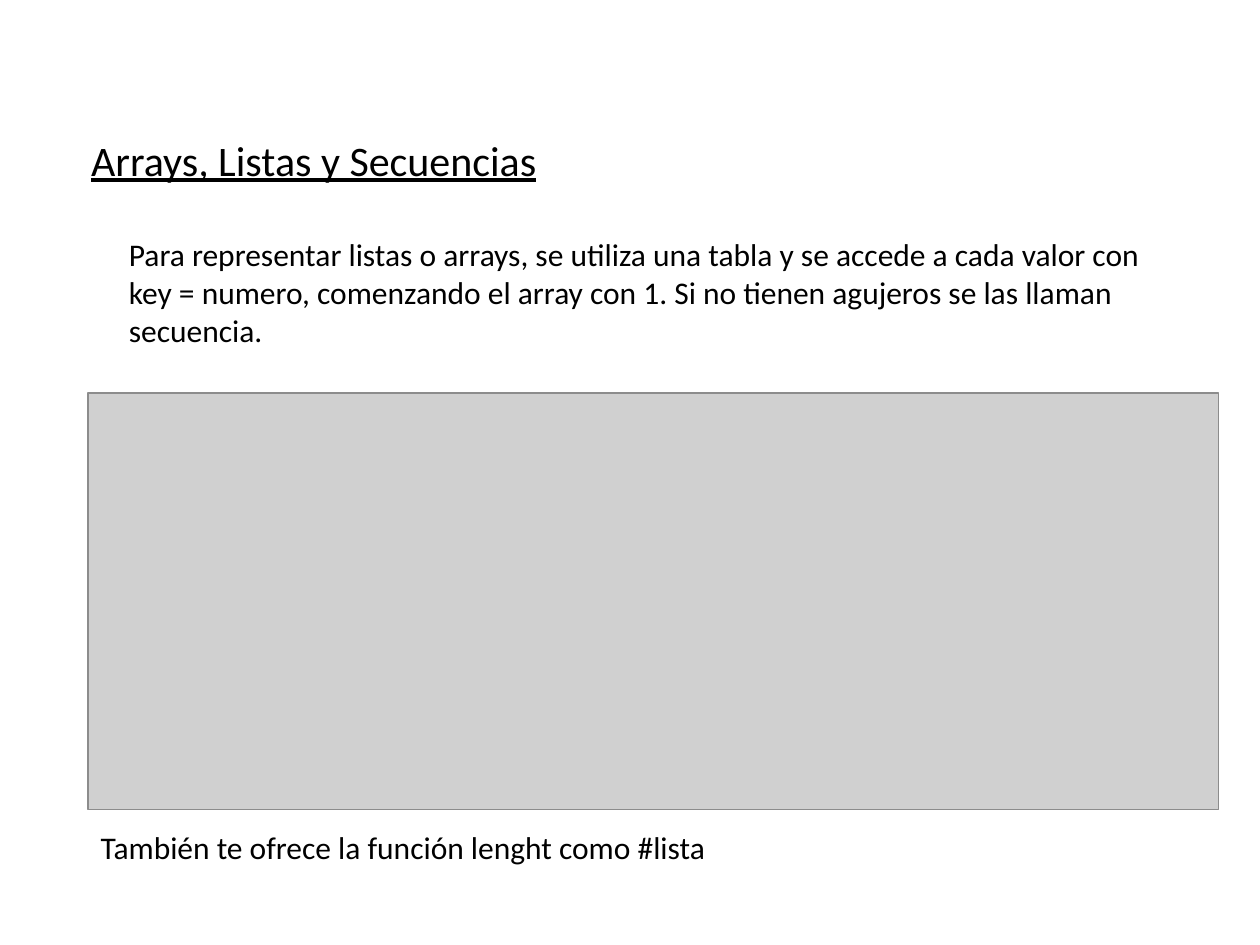
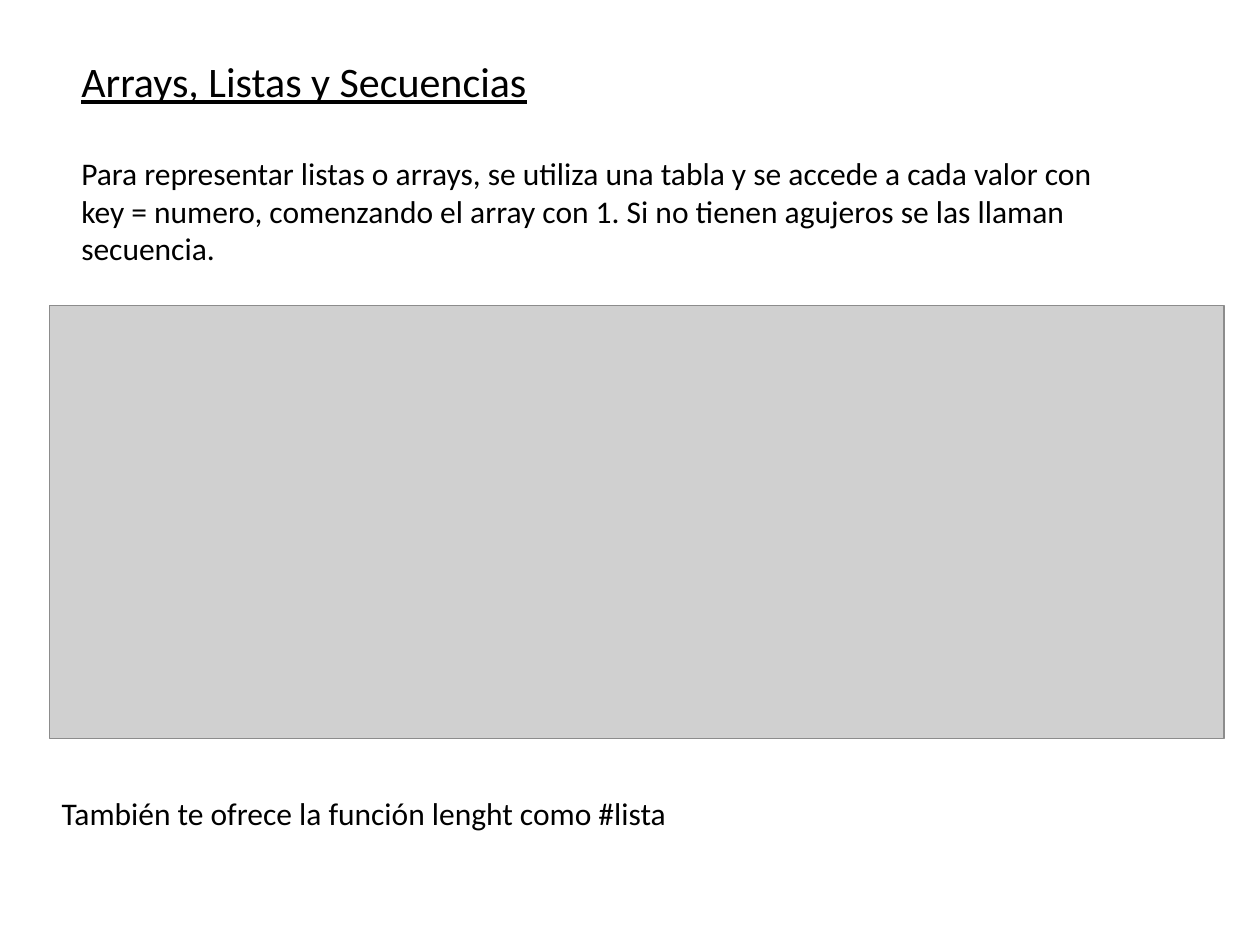
Before and after one commit to Santiago39353535/TDL, a slide deck: slide 12 of LUA.pptx (slide 10 before the commit). Drawn at 1260x945 pixels with LibreOffice and Linux fonts; fonts in the diff are those of the drawing; grey boxes stand for pictures; background and template pictures are left out. Boxes give left, top, right and bottom in pixels: in the first picture for what was removed or moved away, otherwise in the second. Text is boxed around its words. In the diff, an @@ line names an element or a change of style, - is before the commit and + after.

```diff
--- a/LUA.pptx
+++ b/LUA.pptx
@@ text "Arrays, Listas y Secuencias": place and size @@
-text "Arrays, Listas y Secuencias" at bbox=[91, 147, 537, 183]
+text "Arrays, Listas y Secuencias" at bbox=[81, 68, 527, 104]
@@ text "Para representar listas o arrays, ...": place and size @@
-text "Para representar listas o arrays, ..." at bbox=[129, 244, 1138, 343]
+text "Para representar listas o arrays, ..." at bbox=[81, 163, 1091, 261]
@@ picture: place and size @@
-picture at bbox=[88, 393, 1218, 810]
+picture at bbox=[49, 305, 1225, 738]
@@ text "También te ofrece la función ...": place and size @@
-text "También te ofrece la función ..." at bbox=[101, 837, 705, 865]
+text "También te ofrece la función ..." at bbox=[62, 803, 665, 831]
```
Also in this commit, not shown: 4 other slides changed, 5 slides added, 3 slides removed.
